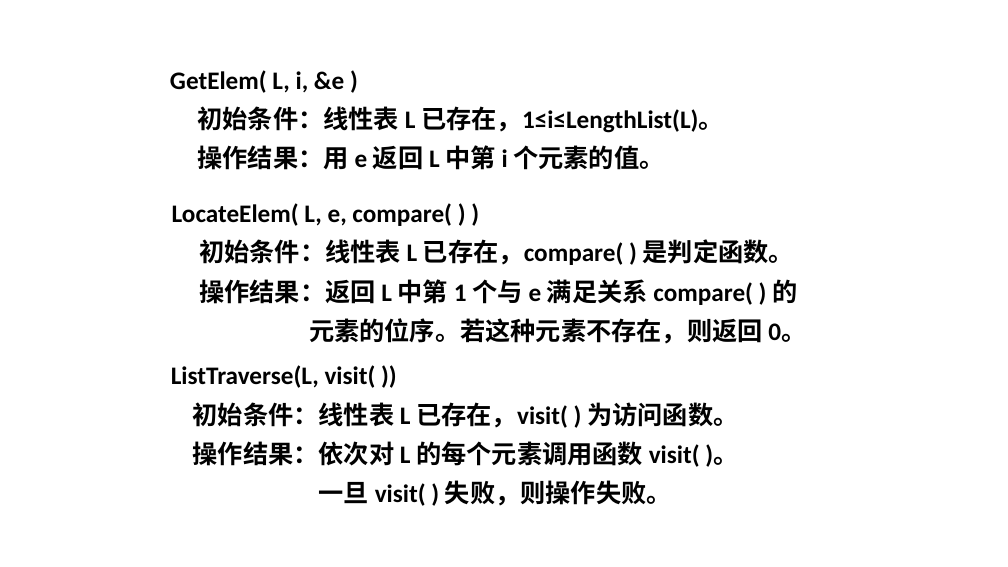
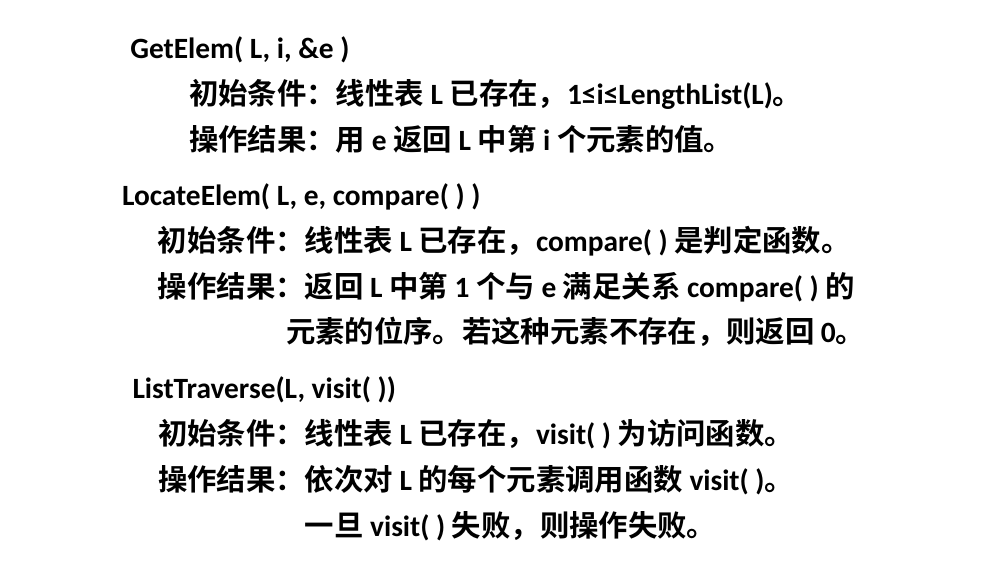
Before and after one commit to Gempittance/Data_Structur_Build, a slide deck: slide 12 of 数据结构PPT/ds2.pptx. Drawn at 1008x567 pixels with LibreOffice and Linux fonts; fonts in the diff are those of the drawing. Boxes give left, top, right and bottom in pixels: in the first picture for what was removed or moved away, otherwise in the second. Text is boxed around its words. In the diff, an @@ line names an element or a change of style, - is before the commit and + after.

```diff
--- a/数据结构PPT/ds2.pptx
+++ b/数据结构PPT/ds2.pptx
@@ size 24 to 28 pt in 3 elements at bbox=[122, 183, 865, 346], bbox=[133, 376, 794, 540], bbox=[130, 36, 803, 153] @@
@@ text "GetElem( L, i, &e ) ...": place and size @@
-text "GetElem( L, i, &e ) ..." at bbox=[170, 70, 724, 170]
+text "GetElem( L, i, &e ) ..." at bbox=[130, 36, 803, 153]
@@ text "LocateElem( L, e, compare( ) ...": place and size @@
-text "LocateElem( L, e, compare( ) ..." at bbox=[172, 203, 806, 344]
+text "LocateElem( L, e, compare( ) ..." at bbox=[122, 183, 865, 346]
@@ text "ListTraverse(L, visit( )) 初始条件：线性表 L ...": place and size @@
-text "ListTraverse(L, visit( )) 初始条件：线性表 L ..." at bbox=[171, 365, 738, 506]
+text "ListTraverse(L, visit( )) 初始条件：线性表 L ..." at bbox=[133, 376, 794, 540]
```
Also in this commit, not shown: 15 other slides changed.
